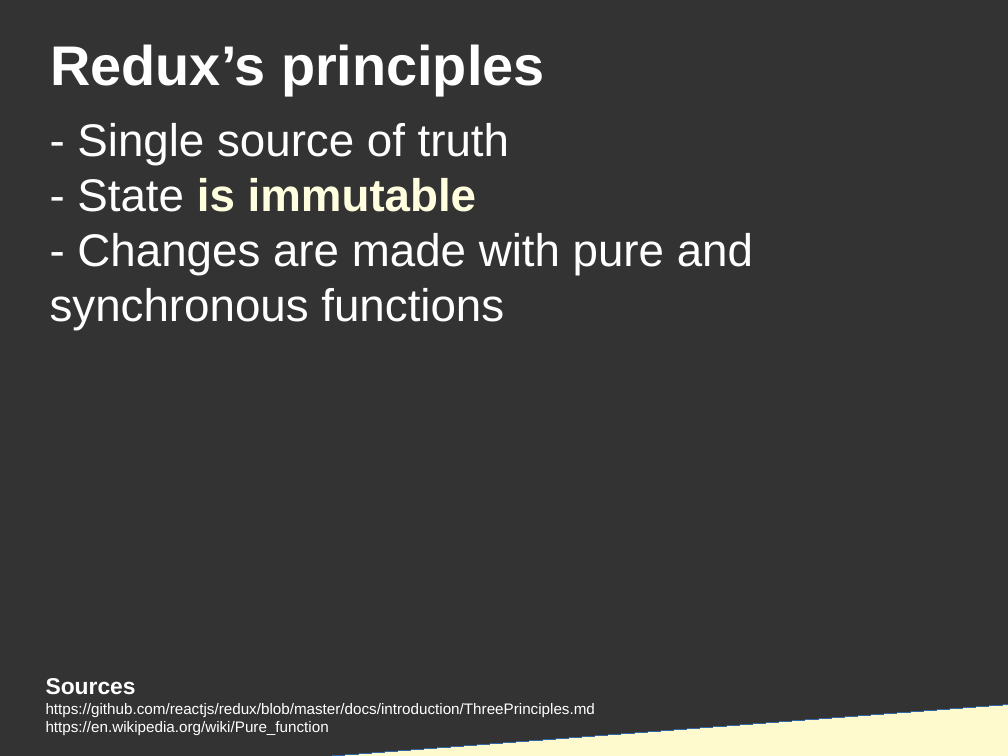
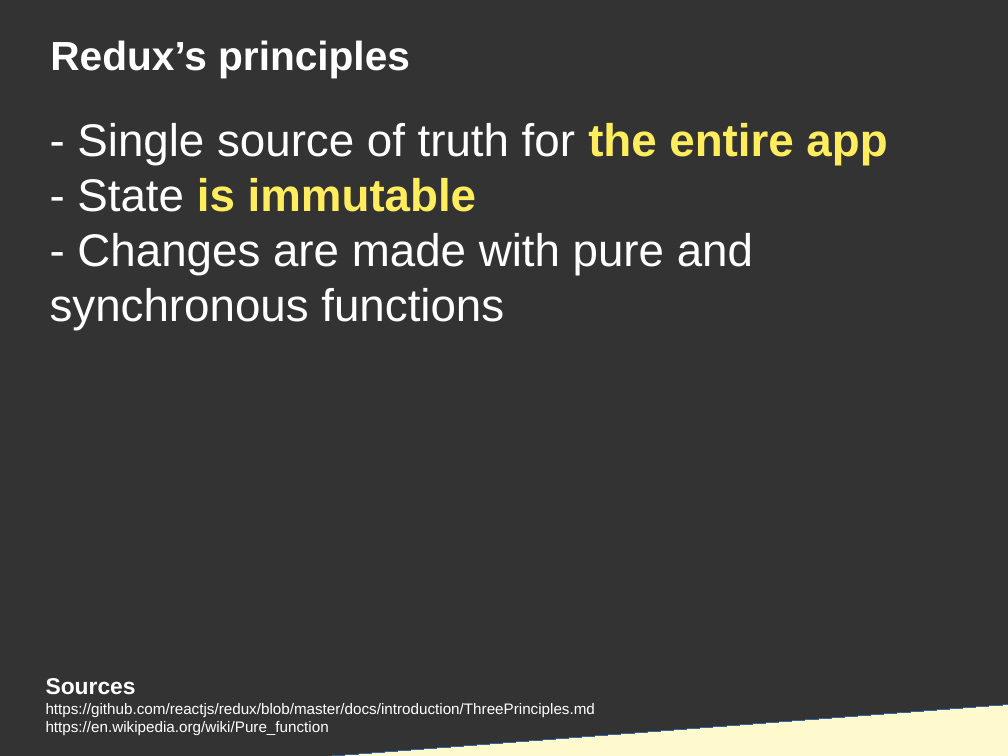
Before and after one commit to DanYellow/presentations, a slide deck: slide 45 of react-redux-101/presentation.odp (slide 37 before the commit). Drawn at 1008x756 pixels with LibreOffice and Linux fonts; fonts in the diff are those of the drawing. Boxes give left, top, right and bottom in pixels: in the first picture for what was removed or moved away, otherwise in the second. Text is boxed around its words. In the diff, an @@ line names an element or a change of style, - is before the commit and + after.

```diff
--- a/react-redux-101/presentation.odp
+++ b/react-redux-101/presentation.odp
@@ title "Redux’s principles" at <box>50,40,410,78</box>: size 44 to 32 pt @@
@@ title at <box>50,123,887,330</box>: text changed @@
-- Single source of truth
-- State is immutable
-- Changes are made with pure and synchronous functions
+- Single source of truth for the entire app
+- State is immutable
+- Changes are made with pure and synchronous functions
```
Also in this commit, not shown: 14 other slides changed, 23 slides added, 29 slides removed, 1 other file.
